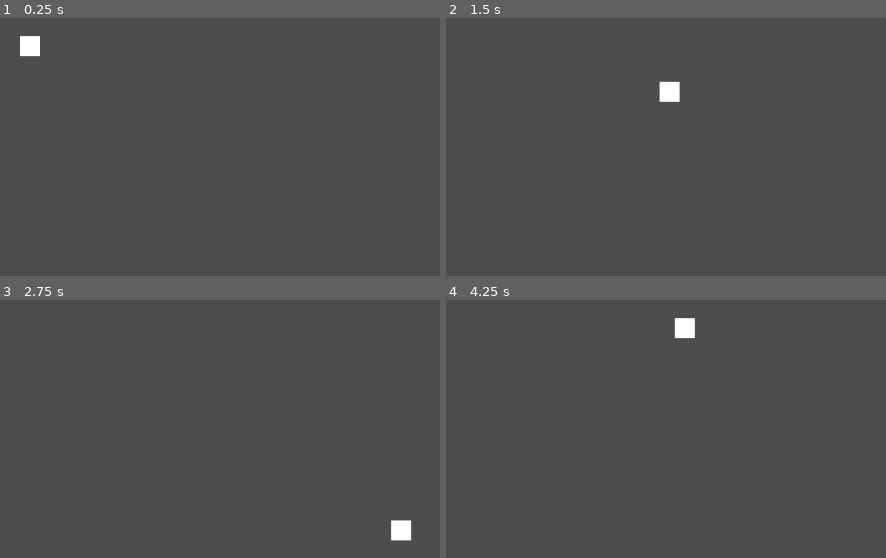
Above: before the commit, frames 1-4 (two rows, left to right).
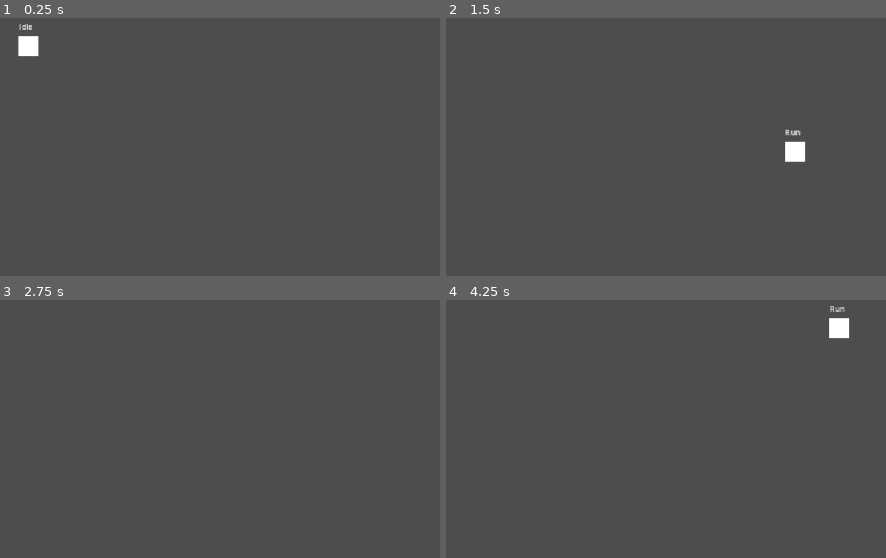
Above: after the commit, the same moments.

Repository: dewald-els/2d-gamejammers-spring-2025
Game: Godot game, scene res://scenes/world/world.tscn
Two runs of this game, one before a commit and one after it. Both use one fixed random seed, a clock stepped at 60 frames per second and the inputs below.
Inputs:
- Up to frame 1 (0.25 s): no input
- Up to frame 2 (1.5 s): tap Enter at 0.5 s; hold D (player_right) 0.53-1.28 s; tap Shift (player_dash, bound only after the commit) at 0.6, 1.35 s; hold S (player_down) from 1.28 s (still down)
- Up to frame 3 (2.75 s): release S (player_down) at 2.03 s; hold D (player_right) from 2.03 s (still down); tap Shift (player_dash, bound only after the commit) at 2.1 s
- Up to frame 4 (4.25 s): release D (player_right) at 2.78 s; hold W (player_up) 2.78-3.53 s; tap Shift (player_dash, bound only after the commit) at 2.85, 3.6 s; hold A (player_left) from 3.53 s (still down)

The runs differ from the first frame. In frame 1, 0.1% of the frame differs, in the area x 4-10%, y 2-15%; in frame 2, 0.8%, in the area x 48-82%, y 24-56%; in frame 3, 0.4%; in frame 4, 0.8%.

Commit message:
feat: Move and dash mechanics

Diff:
--- a/overgrown-src/project.godot
+++ b/overgrown-src/project.godot
@@ -45,6 +45,12 @@
 "events": [Object(InputEventKey,"resource_local_to_scene":false,"resource_name":"","device":-1,"window_id":0,"alt_press …(192 unchanged characters)…
 ]
 }
+player_dash={
+"deadzone": 0.2,
+"events": [Object(InputEventKey,"resource_local_to_scene":false,"resource_name":"","device":-1,"window_id":0,"alt_pressed":false,"shift_pressed":false,"ctrl_pressed":false,"meta_pressed":false,"pressed":false,"keycode":0,"physical_keycode":4194325,"key_label":0,"unicode":0,"location":0,"echo":false,"script":null)
+, Object(InputEventKey,"resource_local_to_scene":false,"resource_name":"","device":-1,"window_id":0,"alt_pressed":false,"shift_pressed":false,"ctrl_pressed":false,"meta_pressed":false,"pressed":false,"keycode":0,"physical_keycode":32,"key_label":0,"unicode":32,"location":0,"echo":false,"script":null)
+]
+}
 
 [rendering]
 
--- a/overgrown-src/scenes/components/controller/controller_component.gd
+++ b/overgrown-src/scenes/components/controller/controller_component.gd
@@ -1,4 +1,5 @@
 class_name ControllerComponent extends Node
+
 
 func get_movement_vector() -> Vector2:
 	var horizontal = Input.get_axis("player_left", "player_right")
--- a/overgrown-src/scenes/entities/player/player.gd
+++ b/overgrown-src/scenes/entities/player/player.gd
@@ -2,3 +2,8 @@
 
 @onready var velocity_component: VelocityComponent = %VelocityComponent
 @onready var controller_component: ControllerComponent = %ControllerComponent
+@onready var state_machine: StateMachine = %StateMachine
+@onready var state_label: Label = %StateLabel
+
+func _process(_delta: float) -> void:
+	state_label.text = state_machine.state.name
--- a/overgrown-src/scenes/entities/player/player.tscn
+++ b/overgrown-src/scenes/entities/player/player.tscn
@@ -18,13 +18,14 @@
 
 [node name="VelocityComponent" parent="." instance=ExtResource("2_bj7e2")]
 unique_name_in_owner = true
-max_speed = 700
+max_speed = 300
 acceleration = 25.0
 
 [node name="ControllerComponent" parent="." instance=ExtResource("3_1murt")]
 unique_name_in_owner = true
 
 [node name="StateMachine" type="Node" parent="."]
+unique_name_in_owner = true
 script = ExtResource("4_5sj0x")
 
 [node name="Idle" type="Node" parent="StateMachine"]
@@ -44,3 +45,14 @@
 
 [node name="Sprite2D" type="Sprite2D" parent="."]
 texture = ExtResource("2_dovo2")
+
+[node name="Debug" type="Node2D" parent="."]
+
+[node name="StateLabel" type="Label" parent="Debug"]
+unique_name_in_owner = true
+offset_left = -8.0
+offset_top = -20.0
+offset_right = 36.0
+offset_bottom = 3.0
+theme_override_font_sizes/font_size = 6
+text = "state:"
--- a/overgrown-src/scenes/entities/player/state/player_state_dash.gd
+++ b/overgrown-src/scenes/entities/player/state/player_state_dash.gd
@@ -1 +1,24 @@
 class_name PlayerStateDash extends PlayerState
+
+
+var dash_power: float = 1.2
+var dash_duration: float = 0.10
+var dash_cooldown: float = 1.0
+var base_velocity: Vector2 = Vector2.ZERO
+var dash_time_remaining: float = 0.0
+
+
+func enter(_p: String, _d: Dictionary = {}) -> void:
+	base_velocity = player.velocity_component.velocity
+	dash_time_remaining = dash_duration
+
+func physics_update(delta: float) -> void:
+	dash_time_remaining = dash_time_remaining - delta
+	player.velocity_component.velocity = player.velocity * dash_power
+	player.velocity_component.move(player)
+
+	print("Remaining dash time: ", dash_time_remaining)
+
+	if dash_time_remaining <= 0:
+		player.velocity_component.velocity = base_velocity
+		finished.emit(STATE_RUN)
--- a/overgrown-src/scenes/entities/player/state/player_state_run.gd
+++ b/overgrown-src/scenes/entities/player/state/player_state_run.gd
@@ -9,5 +9,7 @@
     player.velocity_component.accelerate(direction)
     player.velocity_component.move(player)
 
-    if player.velocity_component.stopped:
+    if Input.is_action_just_pressed("player_dash"):
+        finished.emit(STATE_DASH)
+    elif direction == Vector2.ZERO:
         finished.emit(STATE_IDLE)
--- a/overgrown-src/scenes/world/world.tscn
+++ b/overgrown-src/scenes/world/world.tscn
@@ -6,5 +6,9 @@
 [node name="World" type="Node"]
 script = ExtResource("1_dphjl")
 
+[node name="TileMapLayerWalls" type="TileMapLayer" parent="."]
+
+[node name="TileMapLayerFloor" type="TileMapLayer" parent="."]
+
 [node name="PlayerSpawner" parent="." instance=ExtResource("2_sl2e5")]
-position = Vector2(312, 176)
+position = Vector2(311, 176)
Not shown, changed: overgrown-src/.editorconfig
